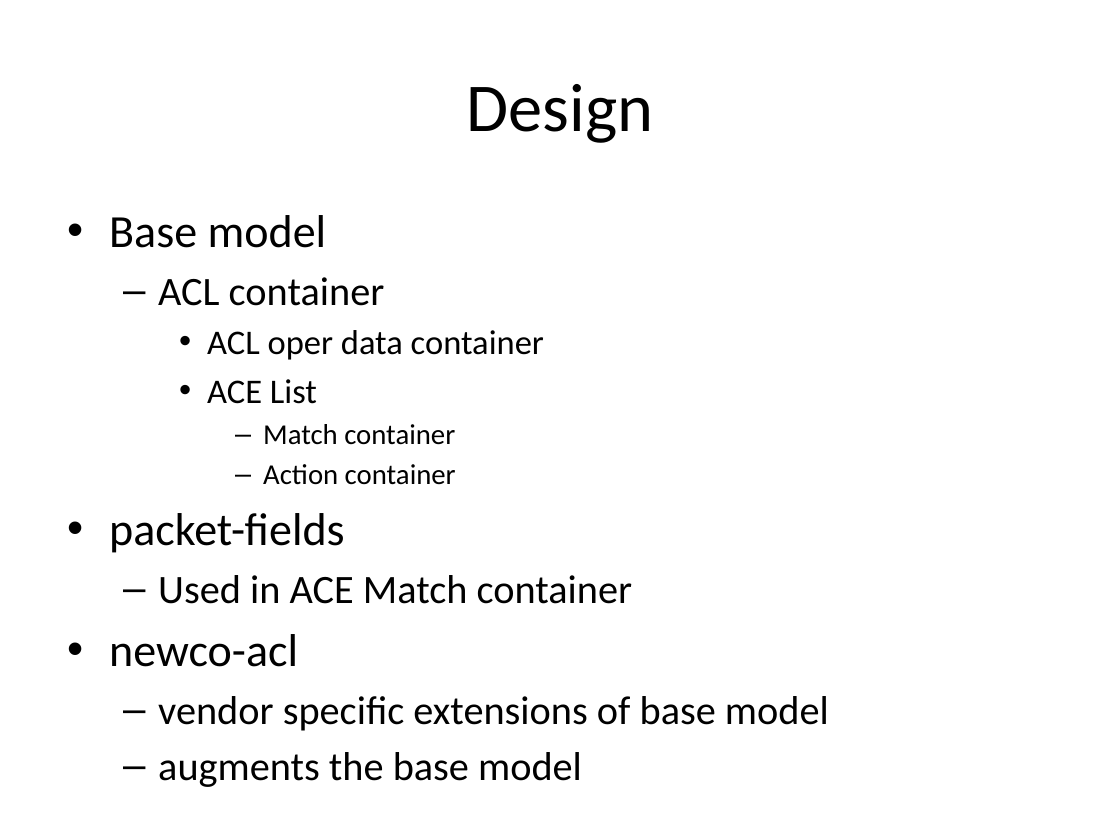
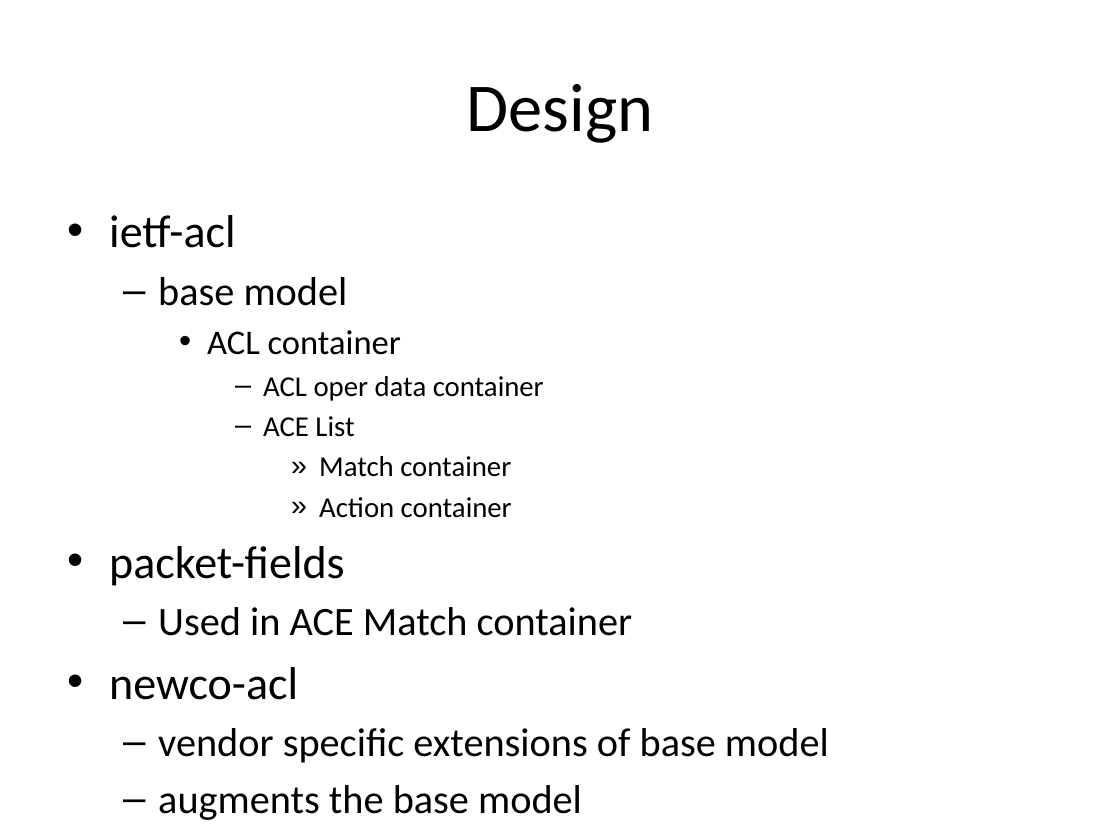
Before and after one commit to YangModels/yang, a slide deck: slide 3 of experimental/ietf/ietf90 acl draft.pptx. Drawn at 1120x840 pixels with LibreOffice and Linux fonts; fonts in the diff are those of the drawing. Boxes give left, top, right and bottom in pixels: in the first picture for what was removed or moved away, otherwise in the second. Text is boxed around its words. In the diff, an @@ line names an element or a change of style, - is before the commit and + after.

```diff
--- a/experimental/ietf/ietf90 acl draft.pptx
+++ b/experimental/ietf/ietf90 acl draft.pptx
@@ text at bbox=[109, 215, 348, 306]: text changed; size 29.6 to 25.9 pt @@
-• Base model
+• ietf-acl
+  – base model
@@ text at bbox=[207, 330, 544, 518]: size 25.9 to 22.2 pt in "ACL container"; size 22.2 to 18.5 pt in "ACL oper data container", "ACE List"; bullet – to •; list level 2 to 3 in "ACL container"; bullet • to –; list level 3 to 4 in "ACL oper data container"; list level 3 to 4 in "ACE List"; bullet – to »; list level 4 to 5 in "Match container"; list level 4 to 5 in "Action container" @@
```
Also in this commit, not shown: 2 other slides changed, 1 slide added, 1 slide removed.
